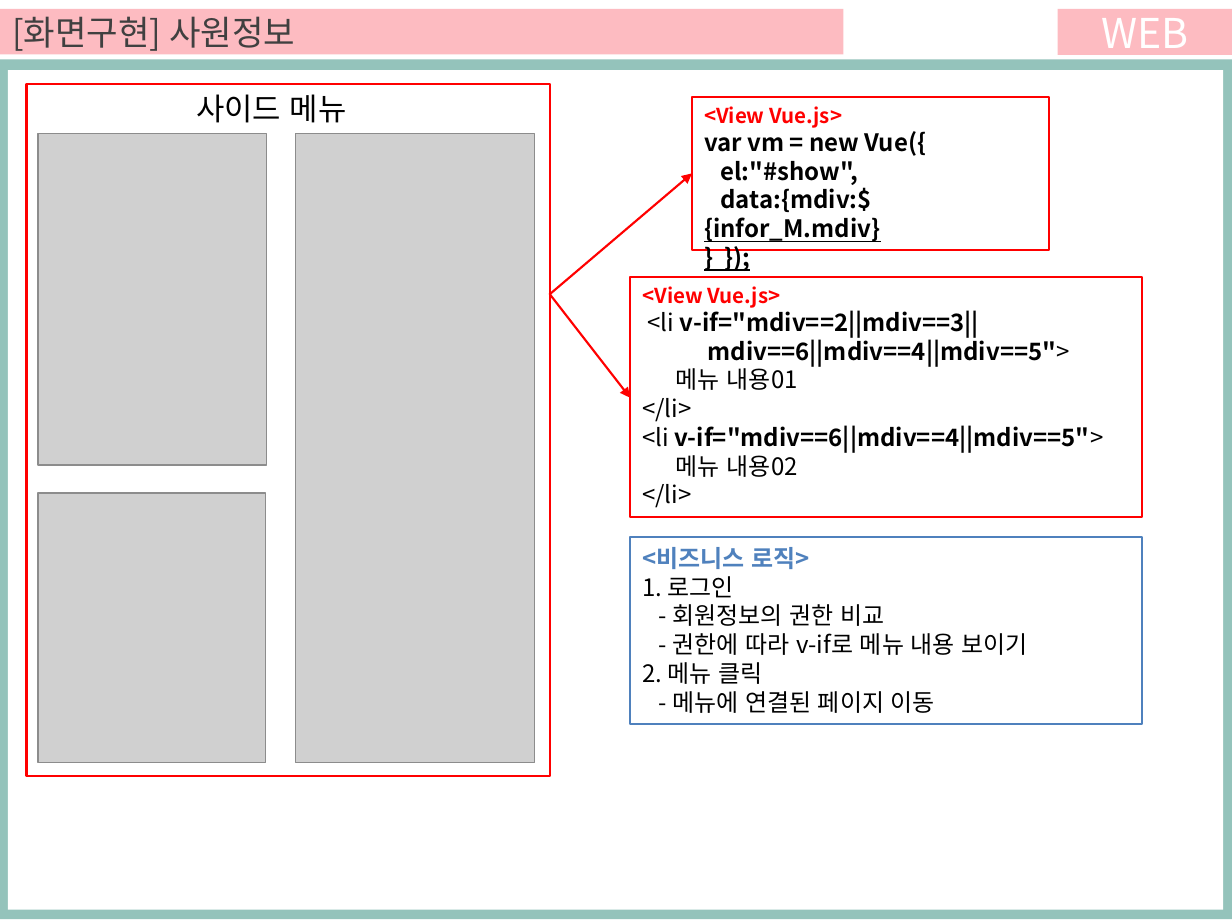
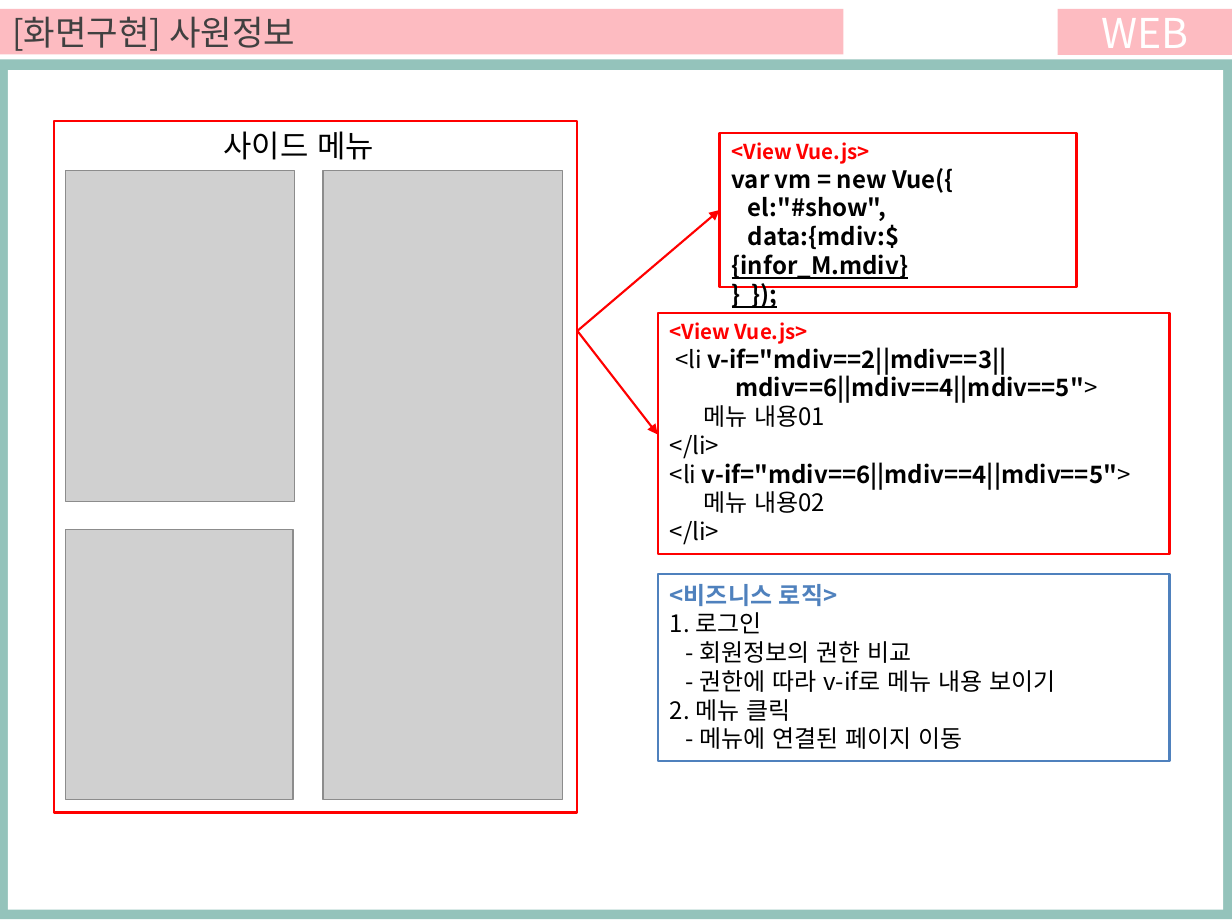
Before and after one commit to ezenteam03/project06, a slide deck: slide 13 of WebContent/Jin/ppt/Jin 최종.pptx. Drawn at 1232x924 pixels with LibreOffice and Linux fonts; fonts in the diff are those of the drawing; grey boxes stand for pictures. Boxes give left, top, right and bottom in pixels: in the first picture for what was removed or moved away, otherwise in the second. Text is boxed around its words. In the diff, an @@ line names an element or a change of style, - is before the commit and + after.

```diff
--- a/WebContent/Jin/ppt/Jin 최종.pptx
+++ b/WebContent/Jin/ppt/Jin 최종.pptx
@@ 4 rectangles, 3 pictures: place and size @@
-4 rectangles, 3 pictures at (27, 84, 1143, 776)
+4 rectangles, 3 pictures at (54, 121, 1170, 813)
@@ 2 arrows, 1 text: place and size @@
-2 arrows, 1 text at (196, 94, 692, 398)
+2 arrows, 1 text at (224, 131, 719, 435)
```
Also in this commit, not shown: 2 other files.
